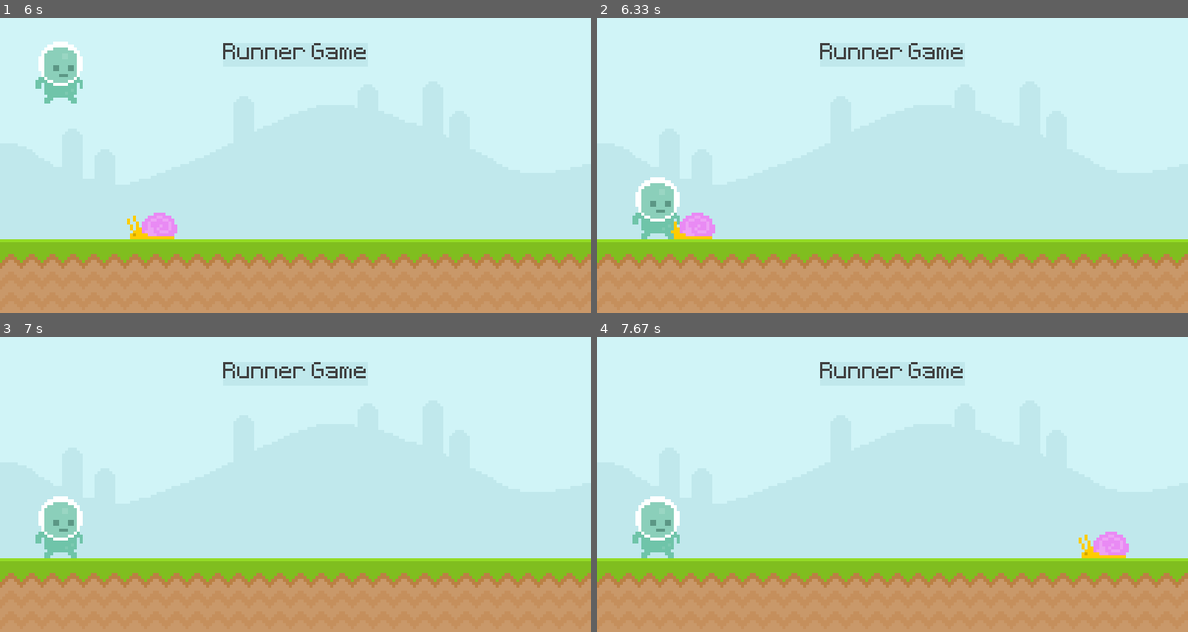
Above: before the commit, frames 1-4 (two rows, left to right).
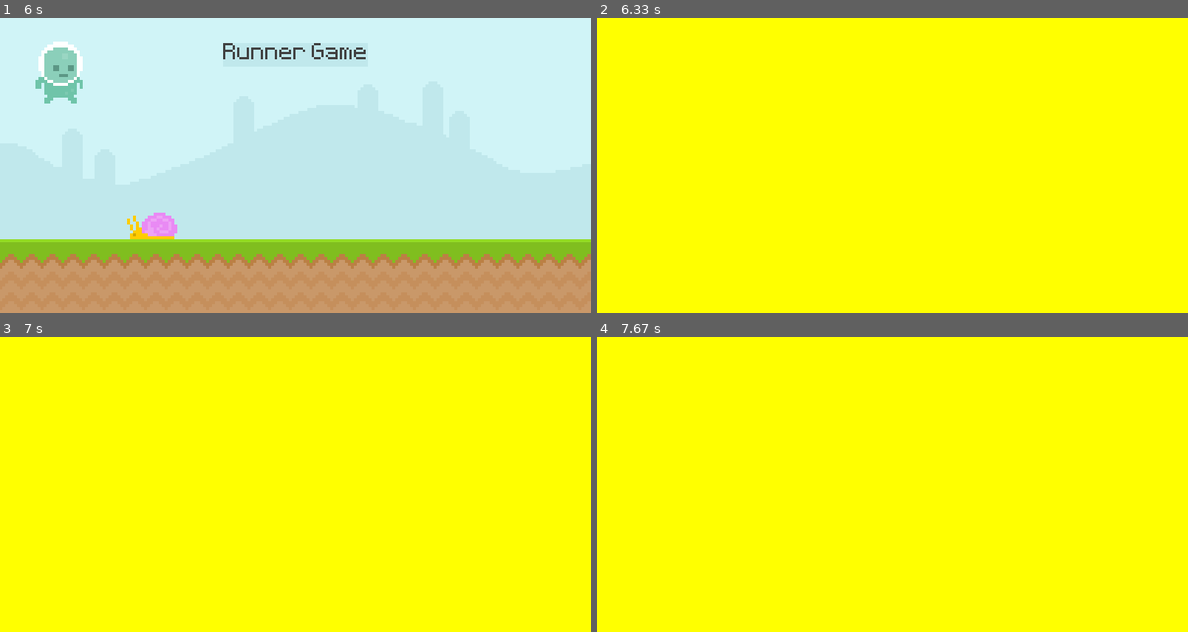
Above: after the commit, the same moments.

Repository: Computational-Simulation-Projects/Clear-Code-the-ultimate-introduction-to-PyGame
Game: pygame game, started from main.py
Two runs of this game, one before a commit and one after it. Both use one fixed random seed, a clock stepped at 60 frames per second and the inputs below.
Inputs (mouse positions are in pixels of both pictures, inside the frame that each line leads up to):
- Up to frame 1 (6 s): click (59, 206) at 0.38 s; tap Space at 0.67, 1.83, 2.23, 2.53, 3.07, 3.37, 4.13, 4.9, 5.3, 5.6 s; click (59, 206) at 1.05 s
- Up to frame 2 (6.33 s): no input
- Up to frame 3 (7 s): no input
- Up to frame 4 (7.67 s): no input

Frame 1 is identical in both runs. In frame 2, 100% of the frame differs, in the area x 0-100%, y 0-100%; in frame 3, 100%; in frame 4, 100%.

Commit message:
created-game-and-menu-states

Diff:
--- a/main.py
+++ b/main.py
@@ -44,6 +44,7 @@
 
 # create the game loop
 game_running = True
+game_active = True
 while game_running:
     # event loop for all the player inputs
     for event in pygame.event.get():
@@ -51,50 +52,60 @@
             # the game quits when the user has clicked the close button of the window
             game_running = False
 
-        if event.type == pygame.MOUSEBUTTONDOWN:
-            if event.button == 1:
-                if player_rect.collidepoint(event.pos) and player_rect.bottom >= 300:
+        if game_active:
+            if event.type == pygame.MOUSEBUTTONDOWN:
+                if event.button == 1:
+                    if player_rect.collidepoint(event.pos) and player_rect.bottom >= 300:
+                        player_gravity = -20
+
+            if event.type == pygame.KEYDOWN:
+                if event.key == pygame.K_SPACE and player_rect.bottom >= 300:
                     player_gravity = -20
 
-        if event.type == pygame.KEYDOWN:
-            if event.key == pygame.K_SPACE and player_rect.bottom >= 300:
-                player_gravity = -20
+        else:
+            if event.type == pygame.KEYDOWN and event.key == pygame.K_SPACE:
+                game_active = True
+                snail_rect.left = 800
 
-    # draw all the elements
-    # fill the screen with black to reset the screen every frame
-    screen.fill('Black')
-    # blit (Block-Image-Transfer) is used to draw the surface on another
-    # blit works on the order of the interpreter... top to bottom
-    screen.blit(sky_surface, (0, 0))
-    screen.blit(ground_surface, (0, 300))
+    if game_active:
+        # draw all the elements
+        # fill the screen with black to reset the screen every frame
+        screen.fill('Black')
+        # blit (Block-Image-Transfer) is used to draw the surface on another
+        # blit works on the order of the interpreter... top to bottom
+        screen.blit(sky_surface, (0, 0))
+        screen.blit(ground_surface, (0, 300))
 
-    # 2 times drawn to cover the score text since having width argument in pygame.draw.rect() stops coloring the center
-    pygame.draw.rect(screen, '#c0e8ec', score_rect)
-    pygame.draw.rect(screen, '#c0e8ec', score_rect, width=10)
+        # 2 times drawn to cover the score text since having width argument in pygame.draw.rect() stops coloring the center
+        pygame.draw.rect(screen, '#c0e8ec', score_rect)
+        pygame.draw.rect(screen, '#c0e8ec', score_rect, width=10)
 
-    screen.blit(score_surf, score_rect)
-    screen.blit(snail_surf, snail_rect)
-    screen.blit(player_surf, player_rect)
+        screen.blit(score_surf, score_rect)
+        screen.blit(snail_surf, snail_rect)
+        screen.blit(player_surf, player_rect)
 
-    # pygame.draw.line(screen, 'Gold', (0, 0), pygame.mouse.get_pos(), 10) # creates a line from (0, 0) to the mouse position
-    # pygame.draw.ellipse(screen, 'Brown', pygame.Rect(50, 200, 100, 100)) # creates an ellipse
+        # update everything
 
-    # update everything
+        # check the motion of the snail
+        if snail_rect.right < 0:
+            snail_rect.left = 800
+        else:
+            snail_rect.x -= 4
 
-    # check the motion of the snail
-    if snail_rect.right < 0:
-        snail_rect.left = 800
+        # update the player gravity and position
+        player_gravity += 1
+        player_rect.y += player_gravity
+
+        # check if the player is on the ground
+        if player_rect.bottom >= 300:
+            player_gravity = 0
+            player_rect.bottom = 300
+
+        if player_rect.colliderect(snail_rect):
+            game_active = False
+
     else:
-        snail_rect.x -= 4
-
-    # update the player gravity and position
-    player_gravity += 1
-    player_rect.y += player_gravity
-
-    # check if the player is on the ground
-    if player_rect.bottom >= 300:
-        player_gravity = 0
-        player_rect.bottom = 300
+        screen.fill('Yellow')
 
     pygame.display.update()  # updates the display
     clock.tick(60)  # 60 frames per second
